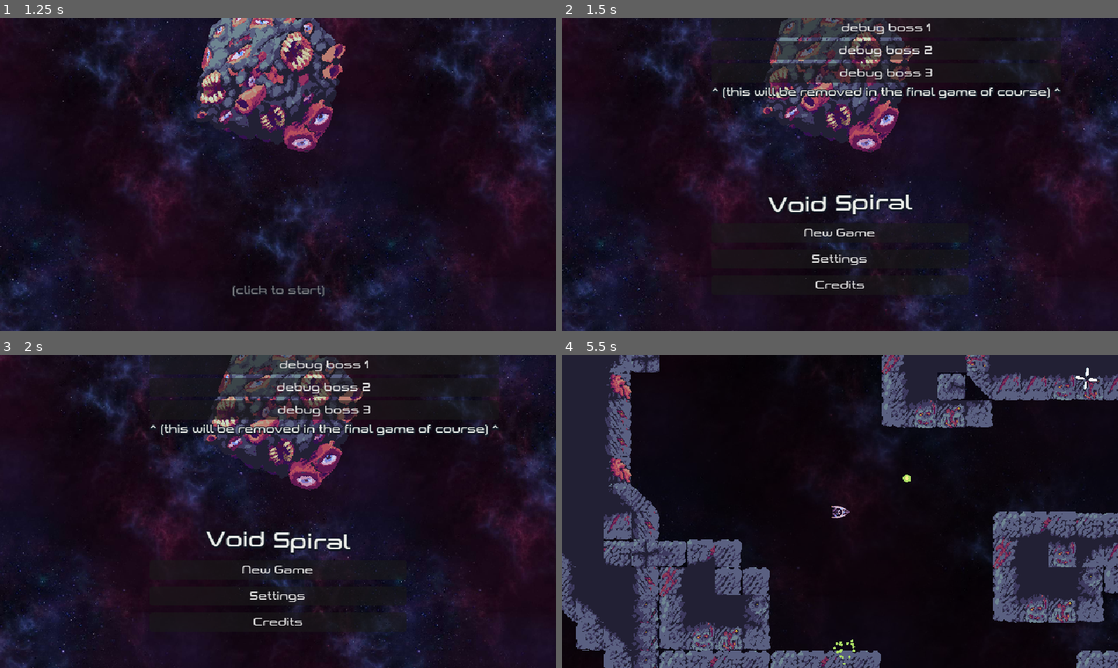
Above: before the commit, frames 1-4 (two rows, left to right).
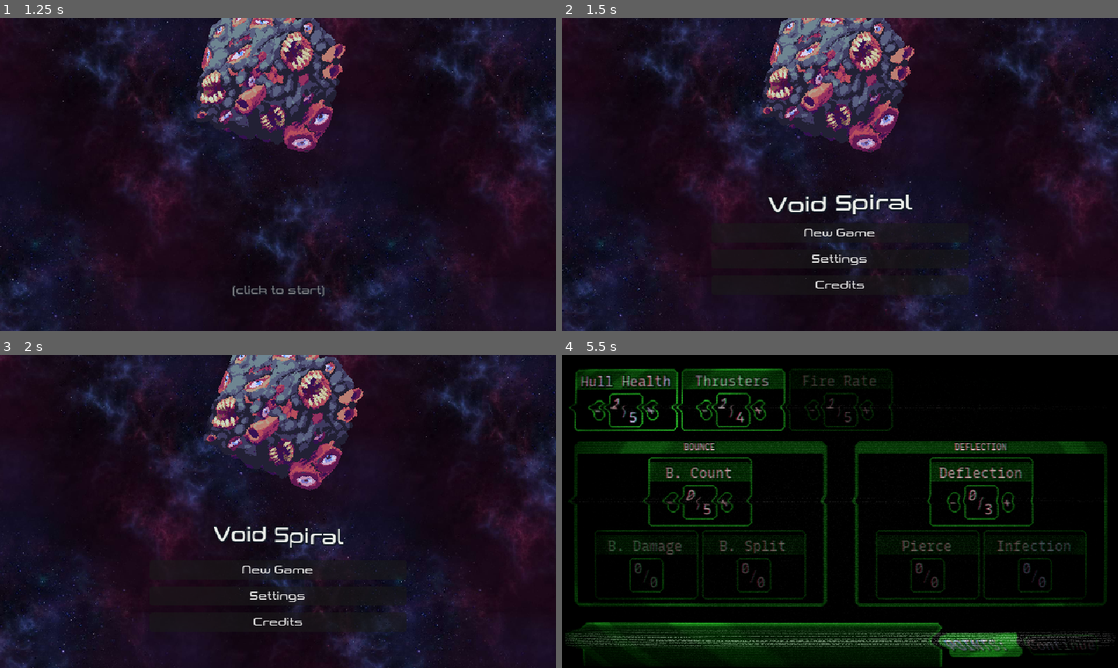
Above: after the commit, the same moments.

Repository: Yoshiip/boss-rush-jam-2024
Game: Godot game, scene res://levels/menu/menu.tscn
Two runs of this game, one before a commit and one after it. Both use one fixed random seed, a clock stepped at 60 frames per second and the inputs below.
Inputs (mouse positions are in pixels of both pictures, inside the frame that each line leads up to):
- Up to frame 1 (1.25 s): tap Enter at 0.5 s; move the mouse to (400, 158) at 0.52 s; hold D (move_right) from 0.53 s (still down); tap Shift (dash) at 0.6 s
- Up to frame 2 (1.5 s): tap Enter at 1.25 s; move the mouse to (728, 190) at 1.27 s; release D (move_right) at 1.28 s; hold S (move_down) from 1.28 s (still down); click (728, 190) at 1.35 s
- Up to frame 3 (2 s): keep holding S (move_down)
- Up to frame 4 (5.5 s): release S (move_down) at 2 s; click (884, 364) at 2 s, where only the run before the commit has a clickable "debug boss 1"; click (840, 621) at 2.75 s, where only the run after the commit has a clickable "Credits"; click (840, 461) at 3.5 s, where only the run after the commit has a clickable "Go Back"; click (840, 570) at 4.25 s, where only the run after the commit has a clickable "New Game"; click (1084, 380) at 5 s, where only the run after the commit has a clickable "Skip"

Frame 1 is identical in both runs. In frame 2, 5.0% of the frame differs, in the area x 26-90%, y 0-27%; in frame 3, 5.9%; in frame 4, 56%, in the area x 0-100%, y 0-100%.

Commit message:
menu + upgrades changes

Diff:
--- a/assets/game_manager.gd
+++ b/assets/game_manager.gd
@@ -7,7 +7,7 @@
 }
 
 var save_data = {
-		"points": 6,
+		"points": 5,
 		"level": 0,
 
 		# UPGRADES
--- a/levels/menu/menu.gd
+++ b/levels/menu/menu.gd
@@ -5,24 +5,8 @@
 
 const AUTHORS = [
 	{
-		"name": "Yoshiip",
-		"role": "Code",
-		"url": "",
-	},
-	{
-		"name": "coinbirdface",
+		"name": "Avvakira",
 		"role": "Art",
-		"url": "",
-	},
-	{
-		"name": "Silvo",
-		"role": "Music",
-		"url": "",
-	},
-	{
-		"name": "Tentative",
-		"role": "Game Design, Code, Art",
-		"url": "https://itch.io/profile/brokenhand",
 	},
 	{
 		"name": "moose",
@@ -30,11 +14,17 @@
 		"url": "",
 	},
 	{
-		"name": "Avvakira",
-		"role": "Art",
-		"url": "",
+		"name": "Silvo",
+		"role": "Music",
 	},
-
+	{
+		"name": "Tentative",
+		"role": "Game Design, Code, Art",
+	},
+	{
+		"name": "Yoshiip",
+		"role": "Code",
+	},
 ]
 
 @onready var menu_section: Control = $Canvas/Container/Menu
@@ -85,7 +75,7 @@
 	menu_section.visible = false
 	credits_section.visible = true
 	UiUtils.apply_transition(credits_container)
-
+	$Crossfade.to_a()
 
 func _on_settings_button_pressed() -> void:
 	$Canvas/Container.add_child(SETTINGS_MENU.instantiate())
@@ -95,24 +85,9 @@
 	menu_section.visible = true
 	credits_section.visible = false
 	UiUtils.apply_transition(menu_section)
+	$Crossfade.to_b()
 
 
 func _on_hit_timer_timeout() -> void:
-	$Core.scale = Vector2(1.3, 1.3)
+	$Core.scale = Vector2(1.2, 1.2)
 	$Canvas/Container/Menu/VBoxContainer/Control/Title/AnimationPlayer.play("Bounce")
-
-
-func _on_debug_1_pressed() -> void:
-	GameManager.save_data.level = 1
-	get_tree().change_scene_to_file("res://levels/fights/first/first_fight.tscn")
-
-
-func _on_debug_2_pressed() -> void:
-	GameManager.save_data.level = 2
-	get_tree().change_scene_to_file("res://levels/fights/steampunk/steampunk_fight.tscn")
-
-
-
-func _on_debug_3_pressed() -> void:
-	GameManager.save_data.level = 3
-	get_tree().change_scene_to_file("res://levels/fights/void/void_fight.tscn")
--- a/levels/menu/menu.tscn
+++ b/levels/menu/menu.tscn
@@ -117,30 +117,6 @@
 grow_horizontal = 2
 grow_vertical = 2
 
-[node name="VBoxContainer2" type="VBoxContainer" parent="Canvas/Container/Menu"]
-layout_mode = 0
-offset_right = 112.0
-offset_bottom = 74.0
-
-[node name="Debug1" type="Button" parent="Canvas/Container/Menu/VBoxContainer2"]
-layout_mode = 2
-text = "debug boss 1"
-script = ExtResource("3_feo83")
-
-[node name="Debug2" type="Button" parent="Canvas/Container/Menu/VBoxContainer2"]
-layout_mode = 2
-text = "debug boss 2"
-script = ExtResource("3_feo83")
-
-[node name="Debug3" type="Button" parent="Canvas/Container/Menu/VBoxContainer2"]
-layout_mode = 2
-text = "debug boss 3"
-script = ExtResource("3_feo83")
-
-[node name="Label" type="Label" parent="Canvas/Container/Menu/VBoxContainer2"]
-layout_mode = 2
-text = "^ (this will be removed in the final game of course) ^"
-
 [node name="VBoxContainer" type="VBoxContainer" parent="Canvas/Container/Menu"]
 layout_mode = 1
 anchors_preset = 15
@@ -212,6 +188,10 @@
 anchor_left = 0.5
 anchor_right = 0.5
 anchor_bottom = 1.0
+offset_left = -100.0
+offset_top = 34.0
+offset_right = 100.0
+offset_bottom = -48.0
 grow_horizontal = 2
 grow_vertical = 2
 alignment = 2
@@ -252,14 +232,11 @@
 texture = ExtResource("5_jtyic")
 
 [node name="HitTimer" type="Timer" parent="."]
-wait_time = 2.528
+wait_time = 1.714
 autostart = true
 
 [node name="Crossfade" parent="." instance=ExtResource("6_tdn0y")]
 
-[connection signal="pressed" from="Canvas/Container/Menu/VBoxContainer2/Debug1" to="." method="_on_debug_1_pressed"]
-[connection signal="pressed" from="Canvas/Container/Menu/VBoxContainer2/Debug2" to="." method="_on_debug_2_pressed"]
-[connection signal="pressed" from="Canvas/Container/Menu/VBoxContainer2/Debug3" to="." method="_on_debug_3_pressed"]
 [connection signal="pressed" from="Canvas/Container/Menu/VBoxContainer/PlayButton" to="." method="_on_play_button_pressed"]
 [connection signal="pressed" from="Canvas/Container/Menu/VBoxContainer/SettingsButton" to="." method="_on_settings_button_pressed"]
 [connection signal="pressed" from="Canvas/Container/Menu/VBoxContainer/CreditsButton" to="." method="_on_credits_button_pressed"]
--- a/levels/upgrades/upgrades.tscn
+++ b/levels/upgrades/upgrades.tscn
@@ -187,7 +187,7 @@
 custom_minimum_size = Vector2(120, 80)
 layout_mode = 2
 size_flags_horizontal = 4
-title = "Count"
+title = "B. Count"
 description = "Increase the max times the projectile can bounce off of terrain"
 max_level = 5
 
@@ -198,14 +198,14 @@
 [node name="damage_on_bounce" parent="Canvas/Container/Boxes/Bottom/Left/Left/Container" instance=ExtResource("1_gvm2u")]
 custom_minimum_size = Vector2(120, 80)
 layout_mode = 2
-title = "Damage"
+title = "B. Damage"
 description = "Increase the power of the projectile when it bounces. Max number of times = level"
 constraint = "bounce"
 
 [node name="split" parent="Canvas/Container/Boxes/Bottom/Left/Left/Container" instance=ExtResource("1_gvm2u")]
 custom_minimum_size = Vector2(120, 80)
 layout_mode = 2
-title = "Split"
+title = "B. Split"
 description = "Chance to spawn additional projectiles when it bounces."
 max_level = 4
 constraint = "bounce"
@@ -257,7 +257,7 @@
 description = "Moves through enemy projectiles, while still triggering Deflect, and Infection. Max times = level"
 constraint = "deflection"
 
-[node name="infection" parent="Canvas/Container/Boxes/Bottom/Right/Right/Container" instance=ExtResource("1_gvm2u")]
+[node name="infection" parent="Canvas/Container/Boxes/Bottom/Right/Right/Container" groups=["Spaceship"] instance=ExtResource("1_gvm2u")]
 custom_minimum_size = Vector2(120, 80)
 layout_mode = 2
 title = "Infection"
@@ -271,7 +271,9 @@
 anchor_top = 1.0
 anchor_right = 1.0
 anchor_bottom = 1.0
+offset_left = 21.0
 offset_top = -52.0
+offset_right = -21.0
 grow_horizontal = 2
 grow_vertical = 0
 theme_override_constants/separation = 8
@@ -288,7 +290,7 @@
 [node name="Points" type="Label" parent="Canvas/Container/Footer"]
 layout_mode = 2
 theme_override_styles/normal = SubResource("StyleBoxFlat_nyu4o")
-text = "Research Points: 10"
+text = "Points: 10"
 horizontal_alignment = 1
 uppercase = true
 
--- a/ui/credits/credits_user.tscn
+++ b/ui/credits/credits_user.tscn
@@ -16,18 +16,6 @@
 text = "Yoshiip"
 horizontal_alignment = 1
 
-[node name="Link" type="Button" parent="Name"]
-layout_mode = 1
-anchors_preset = 1
-anchor_left = 1.0
-anchor_right = 1.0
-offset_left = -25.0
-offset_top = -5.0
-offset_bottom = 22.0
-grow_horizontal = 0
-text = "->"
-flat = true
-
 [node name="Role" type="Label" parent="."]
 layout_mode = 2
 text = "Code"
--- a/ui/upgrades/upgrades.gd
+++ b/ui/upgrades/upgrades.gd
@@ -4,7 +4,7 @@
 @onready var description: Label = $Canvas/Container/Footer/Description
 
 func _update_ui() -> void:
-	points_label.text = str("research points: ", GameManager.save_data.points)
+	points_label.text = str("points: ", GameManager.save_data.points)
 
 func _ready() -> void:
 	_update_ui()
--- a/ui/upgrades/upgrades_box/upgrade_box.gd
+++ b/ui/upgrades/upgrades_box/upgrade_box.gd
@@ -23,7 +23,10 @@
 	$Container/Title.text = title
 	$Container/Container/Level/Current.text = str(current_level)
 	$Container/Container/Level/Max.text = str(max_level)
-	$Max.visible = current_level != 0 && current_level >= max_level
+	if is_instance_valid(constraint_node):
+		$Max.visible = current_level >= constraint_node.max_level
+	else:
+		$Max.visible = current_level >= max_level
 	$Container/Container/RemoveButton.visible = max_level != 0
 	$Container/Container/AddButton.visible = max_level != 0
 	modulate.a = 0.5 if max_level == 0 else 1.0
